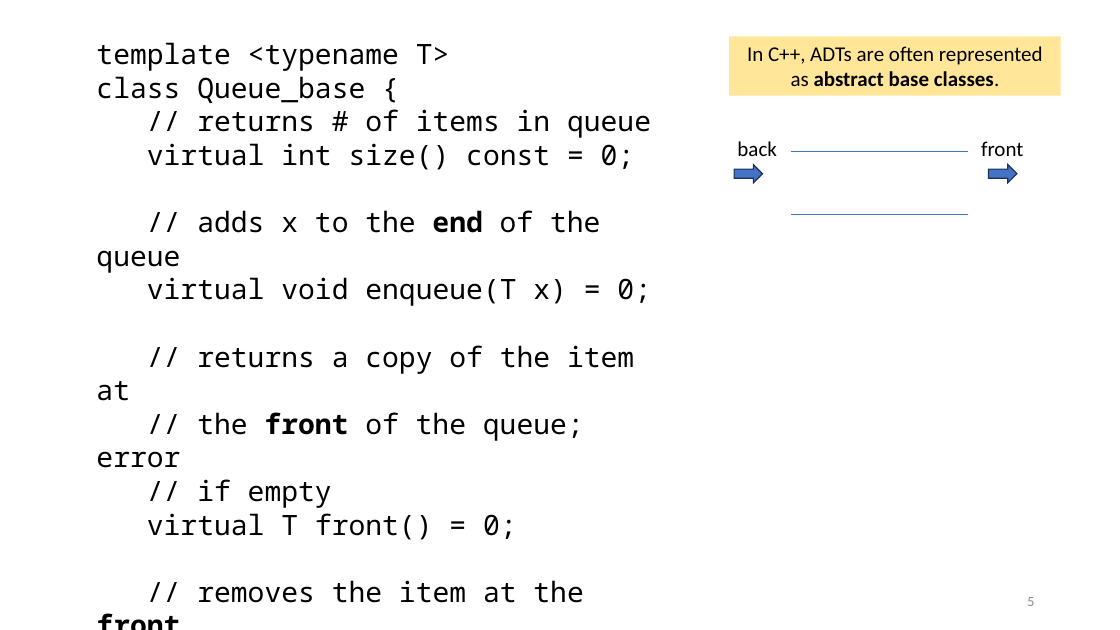
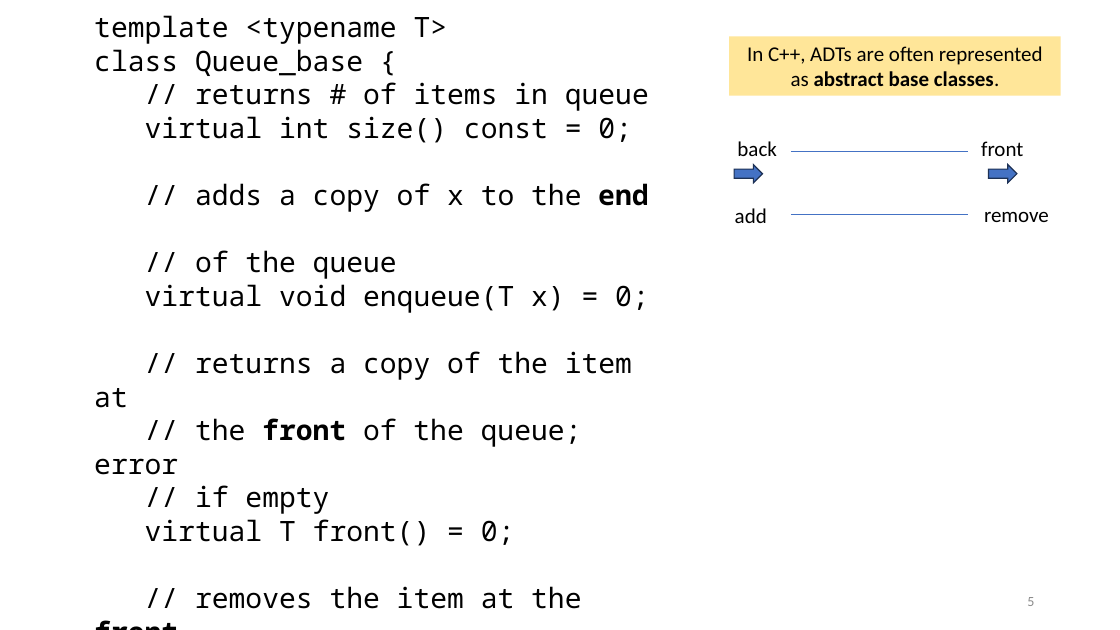
Before and after one commit to tjd1234/cmpt225fall2023, a slide deck: slide 5 of lecture_notes/week7/week7_priority_queues.pptx. Drawn at 1120x630 pixels with LibreOffice and Linux fonts; fonts in the diff are those of the drawing. Boxes give left, top, right and bottom in pixels: in the first picture for what was removed or moved away, otherwise in the second. Text is boxed around its words. In the diff, an @@ line names an element or a change of style, - is before the commit and + after.

```diff
--- a/lecture_notes/week7/week7_priority_queues.pptx
+++ b/lecture_notes/week7/week7_priority_queues.pptx
@@ text "template <typename T> class Queue_base ...": place and size @@
-text "template <typename T> class Queue_base ..." at (96, 42, 651, 603)
+text "template <typename T> class Queue_base ..." at (94, 15, 649, 609)
@@ text at (94, 183, 649, 546): text changed @@
-// adds x to the end of the queue
-virtual void enqueue(T x) = 0;
-// returns a copy of the item at
-// the front of the queue; error
-// if empty
-virtual T front() = 0;
+// adds a copy of x to the end
+// of the queue
+virtual void enqueue(T x) = 0;
+// returns a copy of the item at
+// the front of the queue; error
+// if empty
+virtual T front() = 0;
@@ text added at (735, 208, 767, 223), 18 pt, text #000000 @@
+add
@@ text added at (984, 211, 1049, 222), 18 pt, text #000000 @@
+remove
```
Also in this commit, not shown: 14 other slides changed, 1 other file.
